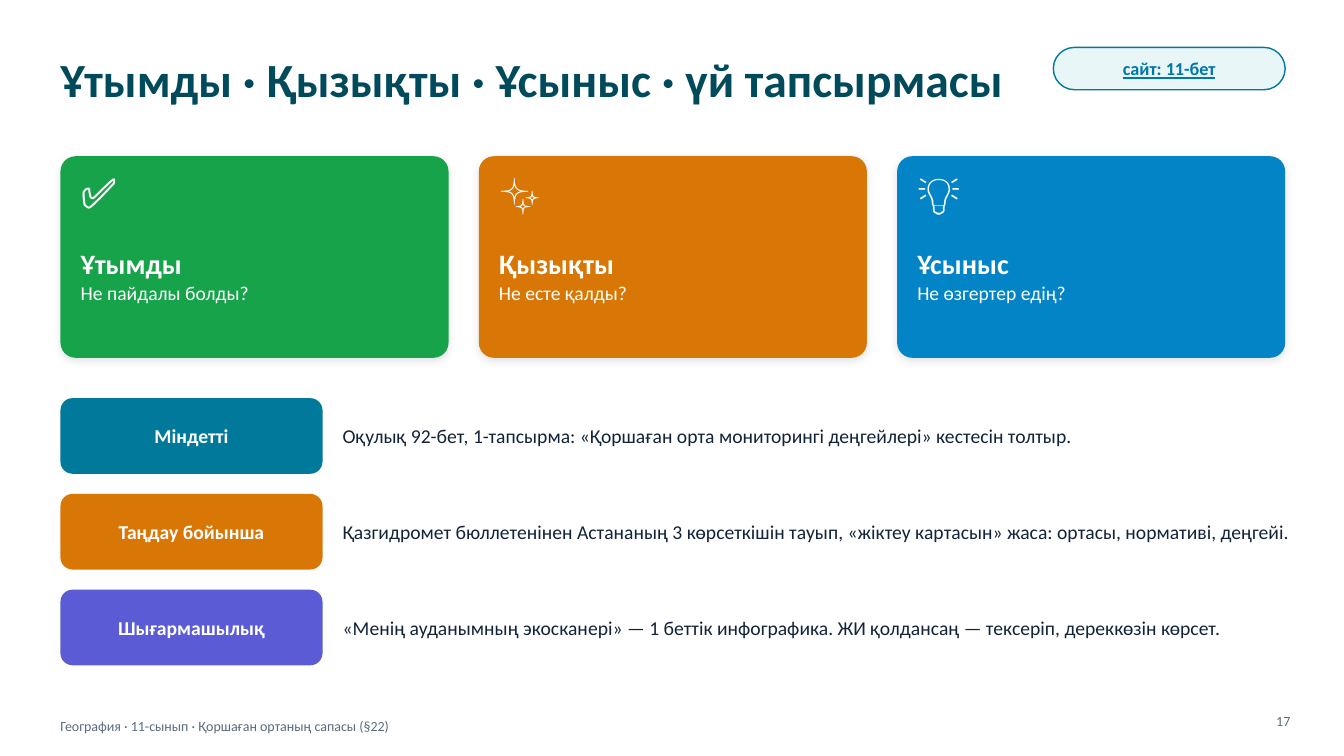
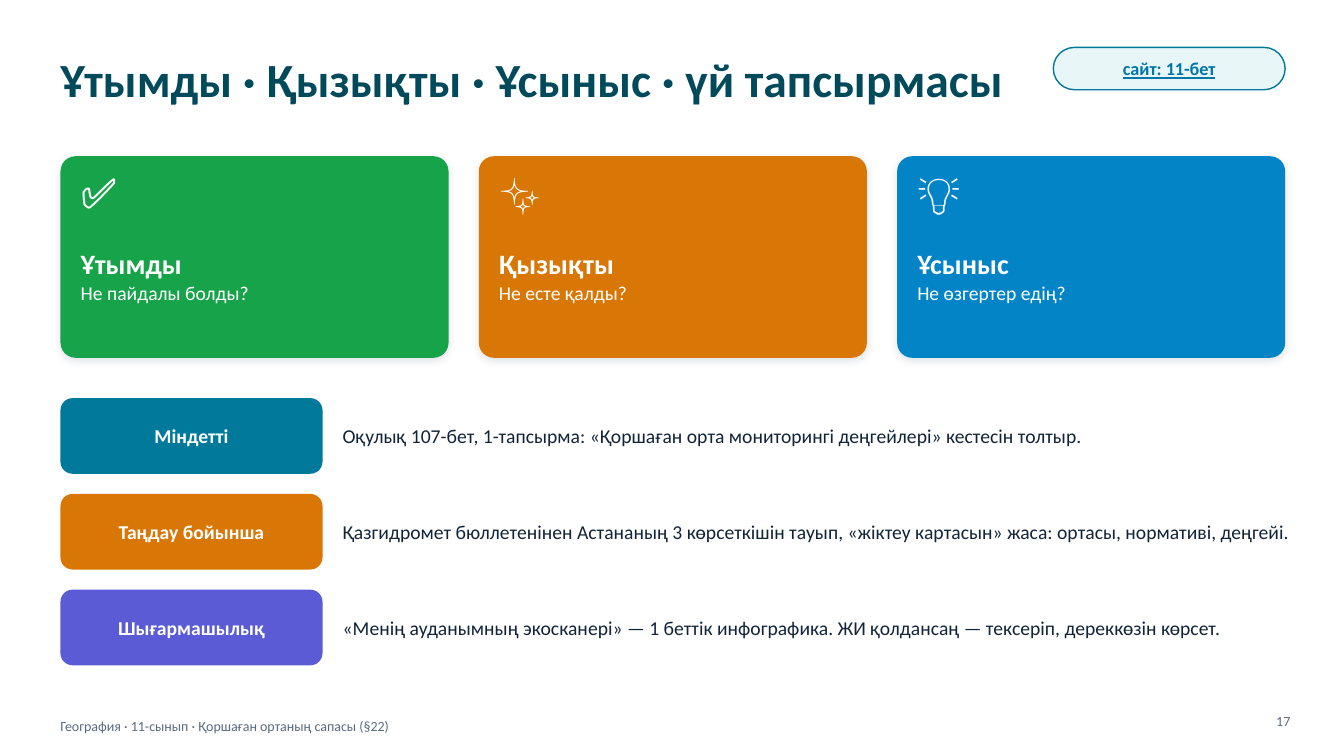
Before and after one commit to makpalkubantova-arch/ecoscaner, a slide deck: slide 17 of materialdar/2-Prezentaciya-Qorshagan-orta-sapasy.pptx. Drawn at 1344x756 pixels with LibreOffice and Linux fonts; fonts in the diff are those of the drawing. Boxes give left, top, right and bottom in pixels: in the first picture for what was removed or moved away, otherwise in the second. Text is boxed around its words. In the diff, an @@ line names an element or a change of style, - is before the commit and + after.

```diff
--- a/materialdar/2-Prezentaciya-Qorshagan-orta-sapasy.pptx
+++ b/materialdar/2-Prezentaciya-Qorshagan-orta-sapasy.pptx
@@ text at (343,429,1081,447): text changed @@
-Оқулық 92-бет, 1-тапсырма: «Қоршаған орта мониторингі деңгейлері» кестесін толтыр.
+Оқулық 107-бет, 1-тапсырма: «Қоршаған орта мониторингі деңгейлері» кестесін толтыр.
```
Also in this commit, not shown: 19 other files.
